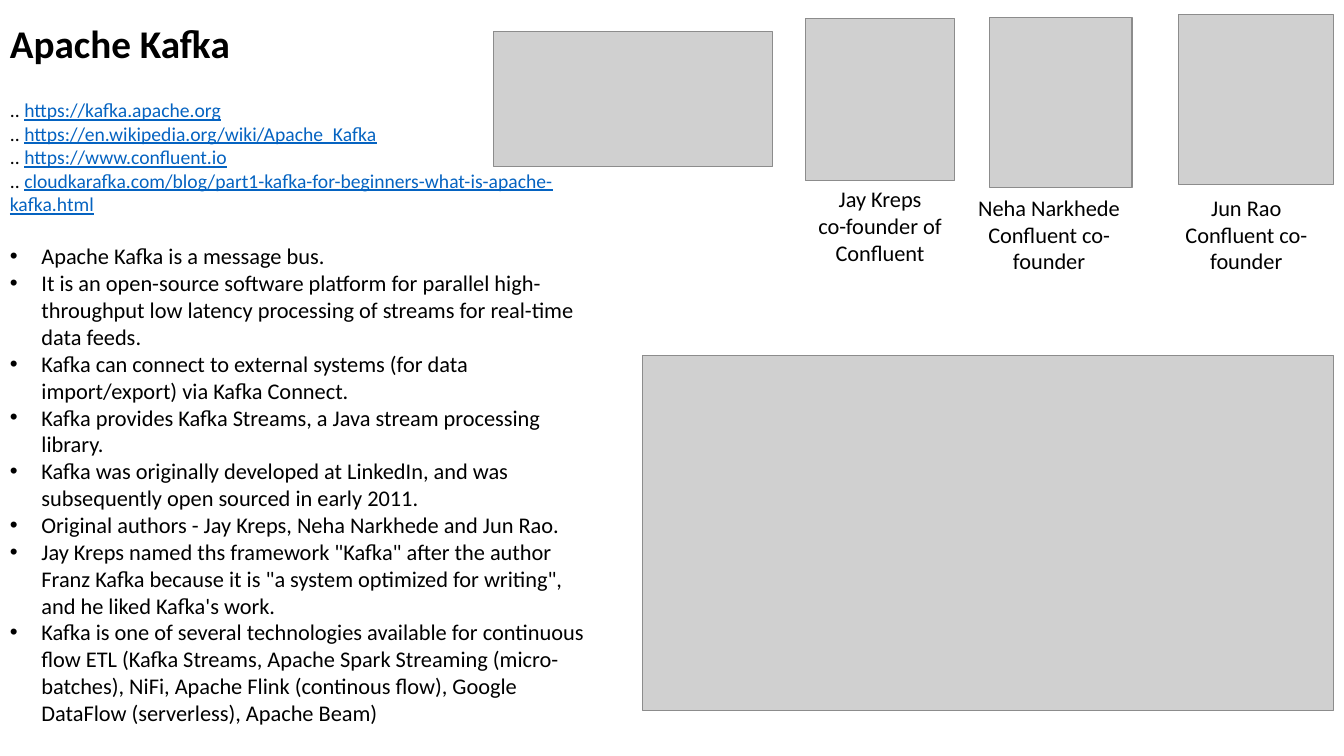
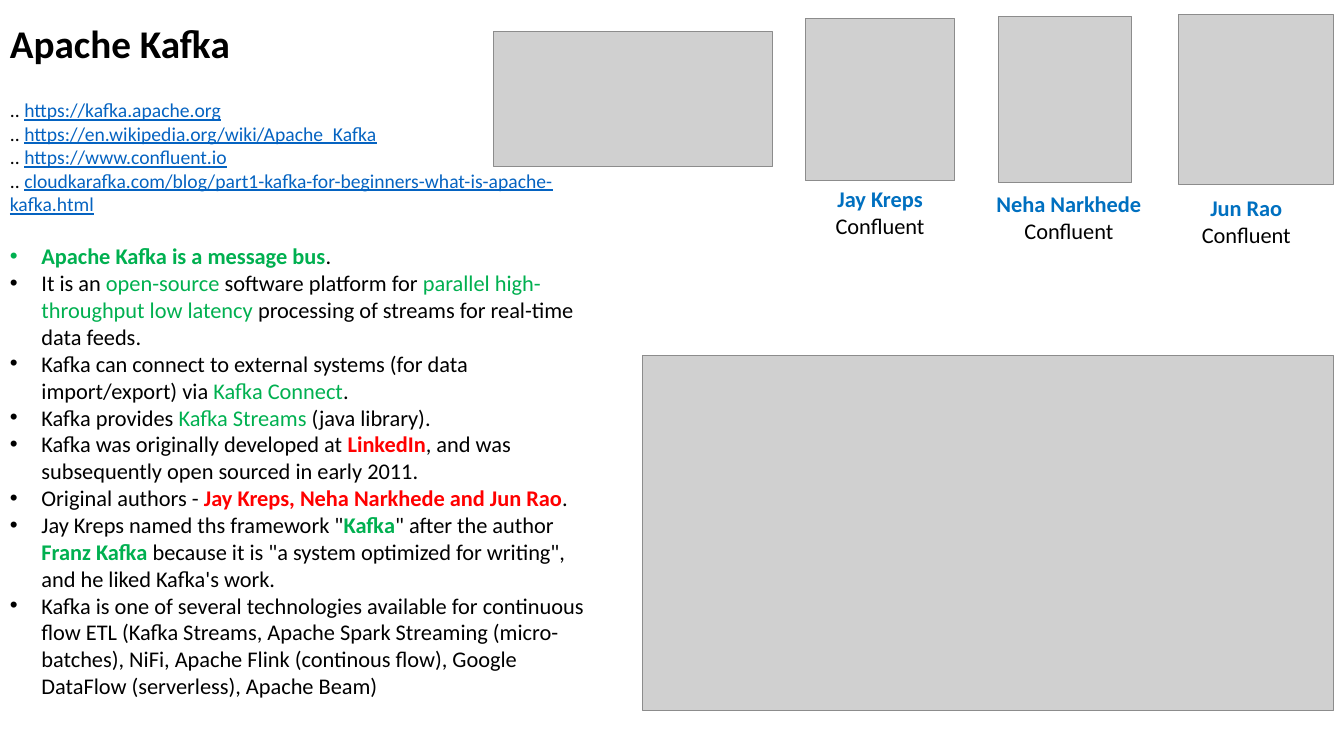
Before and after one commit to lselector/data_architect, a slide deck: slide 1 of DA_14_Kafka.pptx. Drawn at 1344x756 pixels with LibreOffice and Linux fonts; fonts in the diff are those of the drawing; grey boxes stand for pictures. Boxes give left, top, right and bottom in pixels: in the first picture for what was removed or moved away, otherwise in the second. Text is boxed around its words. In the diff, an @@ line names an element or a change of style, - is before the commit and + after.

```diff
--- a/DA_14_Kafka.pptx
+++ b/DA_14_Kafka.pptx
@@ picture resized from (x1=989, y1=18, x2=1132, y2=188) to (x1=999, y1=16, x2=1132, y2=182) @@
@@ text at (x1=837, y1=192, x2=923, y2=211): text colour #000000 to #0070C0, bold on in "Jay Kreps" @@
@@ text "Neha Narkhede" moved from (x1=978, y1=200, x2=1120, y2=269) to (x1=996, y1=196, x2=1141, y2=239) @@
@@ text at (x1=996, y1=196, x2=1141, y2=212): text colour #000000 to #0070C0, bold on in "Neha Narkhede" @@
@@ text at (x1=1210, y1=201, x2=1283, y2=216): text colour #000000 to #0070C0, bold on in "Jun Rao" @@
@@ text at (x1=836, y1=218, x2=925, y2=234): text changed @@
-co-founder of Confluent
+Confluent
@@ text at (x1=1024, y1=223, x2=1113, y2=239): text changed @@
-Confluent co-founder
+Confluent
@@ text at (x1=1202, y1=227, x2=1291, y2=243): text changed @@
-Confluent co-founder
+Confluent
@@ text at (x1=41, y1=248, x2=574, y2=587): text colour #000000 to #00B050 in "Apache Kafka is a message bus.", "open-source parallel high-throughput low latency", "Kafka Connect.", ""Kafka" Franz Kafka"; bold on in "Apache Kafka is a message bus.", "LinkedIn,", "Jay Kreps, Neha Narkhede and Jun Rao.", ""Kafka" Franz Kafka"; text colour #000000 to #FF0000 in "LinkedIn,", "Jay Kreps, Neha Narkhede and Jun Rao." @@
@@ text at (x1=41, y1=410, x2=430, y2=430): text changed @@
-• Kafka provides Kafka Streams, a Java stream processing library.
+• Kafka provides Kafka Streams (java library).
```
Also in this commit, not shown: 2 other slides changed, 1 other file.
